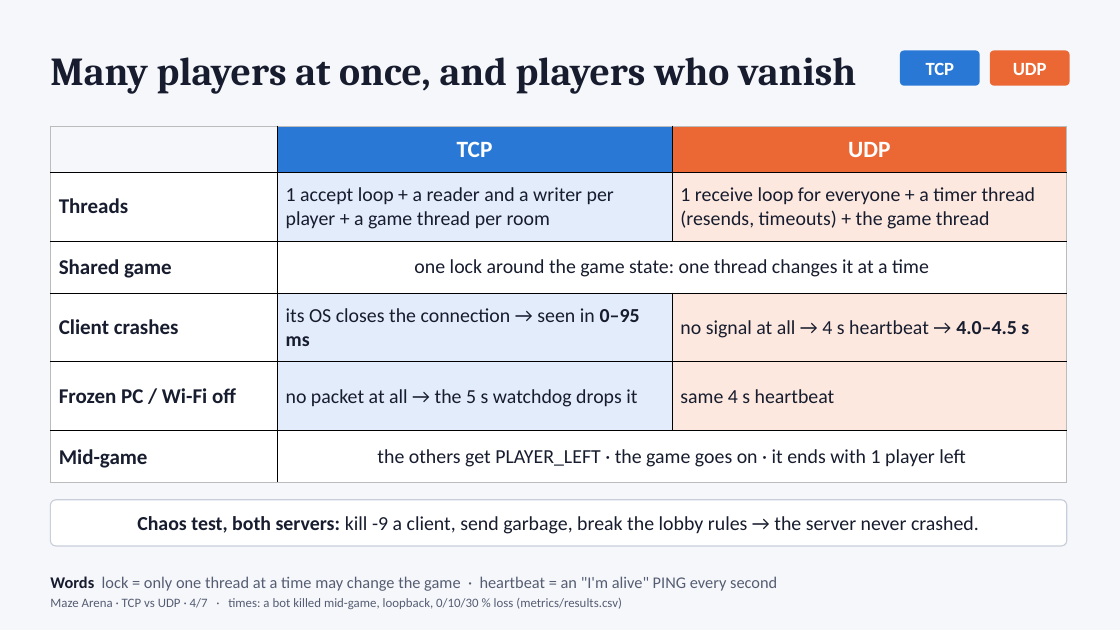
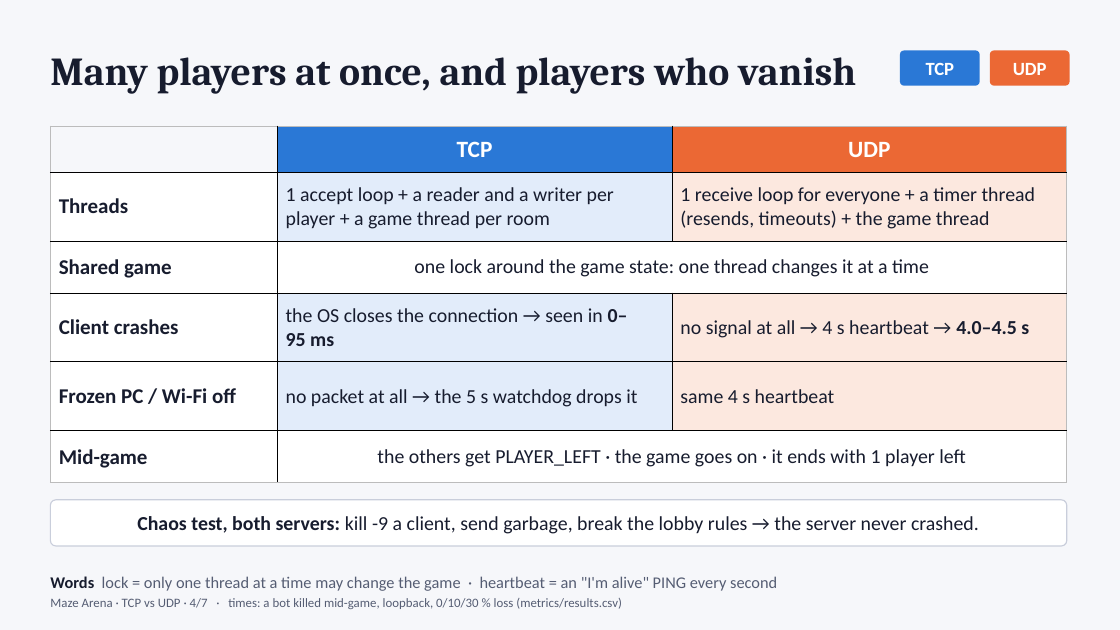
Before and after one commit to bayaCh05/maze-arena, a slide deck: slide 4 of slides/maze_arena_tcp_vs_udp.pptx. Drawn at 1120x630 pixels with LibreOffice and Linux fonts; fonts in the diff are those of the drawing. Boxes give left, top, right and bottom in pixels: in the first picture for what was removed or moved away, otherwise in the second. Text is boxed around its words. In the diff, an @@ line names an element or a change of style, - is before the commit and + after.

```diff
--- a/slides/maze_arena_tcp_vs_udp.pptx
+++ b/slides/maze_arena_tcp_vs_udp.pptx
@@ table at (x1=50, y1=126, x2=1067, y2=483) @@
-row 4, column 2: its OS closes the connection → seen in 0–95 ms
+row 4, column 2: the OS closes the connection → seen in 0–95 ms
```
Also in this commit, not shown: 2 other slides changed, 3 other files.
